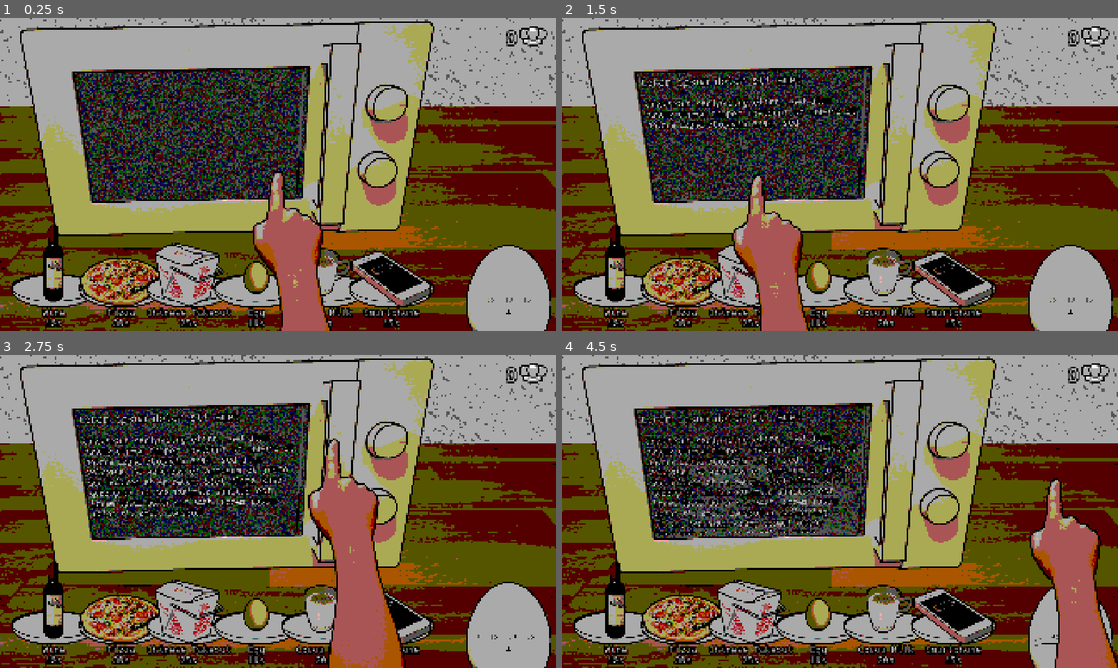
Above: before the commit, frames 1-4 (two rows, left to right).
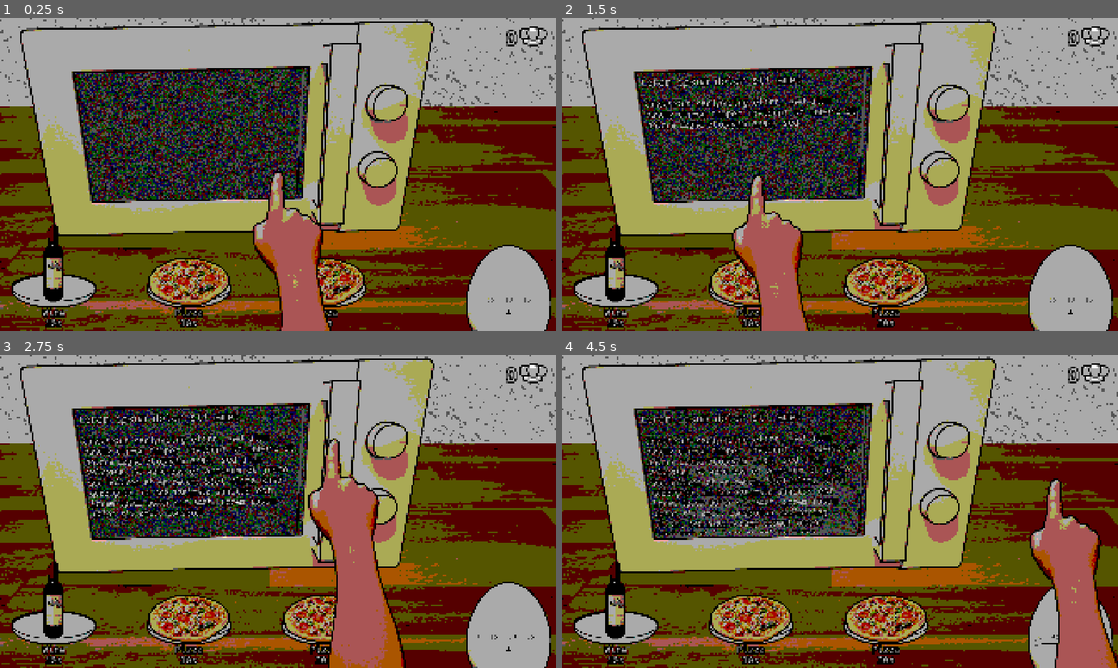
Above: after the commit, the same moments.

Repository: AnJ95/gmtk-2026
Game: Godot game, scene res://main/Main.tscn
Two runs of this game, one before a commit and one after it. Both use one fixed random seed, a clock stepped at 60 frames per second and the inputs below.
Inputs (mouse positions are in pixels of both pictures, inside the frame that each line leads up to):
- Up to frame 1 (0.25 s): no input
- Up to frame 2 (1.5 s): drag from (756, 130) to (617, 290) at 0.52 s; drag from (728, 190) to (817, 155) at 1.27 s
- Up to frame 3 (2.75 s): move the mouse to (333, 442) at 2.02 s; click (333, 442) at 2.17 s
- Up to frame 4 (4.5 s): drag from (812, 574) to (723, 511) at 2.77 s; move the mouse to (1006, 558) at 3.52 s; click (1006, 558) at 3.67 s; click "Start Level" at 4.25 s

The runs differ from the first frame. In frame 1, 8.7% of the frame differs, in the area x 14-79%, y 71-99%; in frame 2, 8.3%; in frame 3, 7.8%; in frame 4, 9.7%.

Commit message:
Add item divorce papers

Diff:
--- /dev/null
+++ b/item/items/item_divorce_papers.tscn
@@ -0,0 +1,25 @@
+[gd_scene format=3 uid="uid://cu8sqgt0vmygo"]
+
+[ext_resource type="PackedScene" uid="uid://c46yx6w6qiej" path="res://item/item.tscn" id="1_c1tkp"]
+[ext_resource type="Texture2D" uid="uid://cwh58kafgen54" path="res://item/items/assets/divorce_papers_raw.png" id="2_c1tkp"]
+[ext_resource type="Texture2D" uid="uid://bwj8kpmr0ojct" path="res://item/items/assets/divorce_papers_done.png" id="3_6kjdp"]
+[ext_resource type="Texture2D" uid="uid://duseark4f1p0k" path="res://item/items/assets/divorce_papers_burnt.png" id="4_xfb3r"]
+
+[sub_resource type="RectangleShape2D" id="RectangleShape2D_22orn"]
+size = Vector2(264, 295)
+
+[node name="ItemDivorcePapers" unique_id=1400601987 instance=ExtResource("1_c1tkp")]
+item_name = "Divorce Papers"
+target = 40
+raw = ExtResource("2_c1tkp")
+done = ExtResource("3_6kjdp")
+burnt = ExtResource("4_xfb3r")
+particle_color = Color(1, 1, 1, 1)
+
+[node name="Sprite2D" parent="." index="0" unique_id=157243693]
+position = Vector2(0, -68)
+texture = ExtResource("2_c1tkp")
+
+[node name="CollisionShape2D" parent="Draggable" parent_id_path=PackedInt32Array(1495946638) index="0" unique_id=342224994]
+position = Vector2(0, -72.5)
+shape = SubResource("RectangleShape2D_22orn")
--- a/level/LevelManager.gd
+++ b/level/LevelManager.gd
@@ -11,27 +11,20 @@
 	Level.new(10, 3, MUSIC_TITLE, [
 		preload("res://item/items/item_wine_bottle.tscn"),
 		preload("res://item/items/item_pizza.tscn"),
-		preload("res://item/items/item_chinese_takeout.tscn"),
-		preload("res://item/items/item_egg.tscn"),
-		preload("res://item/items/item_kaba.tscn"),
-		preload("res://item/items/item_smartphone.tscn"),
+		preload("res://item/items/item_pizza.tscn"),
 	], "[b]Lorem ipsum dolor sit amet[/b]
 
 Consetetur sadipscing elitr, sed diam nonumy eirmod tempor invidunt ut labore et dolore magna aliquyam erat, sed diam v …(454 unchanged characters)…
 	Level.new(45, 3, MUSIC_TITLE, [
-		preload("res://item/items/item_pizza.tscn"),
-		preload("res://item/items/item_pizza.tscn"),
-		preload("res://item/items/item_pizza.tscn"),
-		preload("res://item/items/item_pizza.tscn")
+		preload("res://item/items/item_egg.tscn"),
+		preload("res://item/items/item_kaba.tscn")
 	], "[b]Lorem ipsum dolor sit amet[/b]
 
 Consetetur sadipscing elitr, sed diam nonumy eirmod tempor invidunt ut labore et dolore magna aliquyam erat, sed diam v …(454 unchanged characters)…
-	Level.new(60, 4, MUSIC_LACRIMOSA, [
-		preload("res://item/items/item_pizza.tscn"),
-		preload("res://item/items/item_pizza.tscn"),
-		preload("res://item/items/item_pizza.tscn"),
-		preload("res://item/items/item_pizza.tscn"),
-		preload("res://item/items/item_pizza.tscn")
+	Level.new(40, 4, MUSIC_LACRIMOSA, [
+		preload("res://item/items/item_chinese_takeout.tscn"),
+		preload("res://item/items/item_divorce_papers.tscn"),
+		preload("res://item/items/item_smartphone.tscn"),
 	], "[b]Lorem ipsum dolor sit amet[/b]
 
 Consetetur sadipscing elitr, sed diam nonumy eirmod tempor invidunt ut labore et dolore magna aliquyam erat, sed diam v …(453 unchanged characters)…
Binary file added: item/items/assets/divorce_papers_burnt.png
Not shown, added: item/items/assets/divorce_papers_burnt.png.import
Binary file added: item/items/assets/divorce_papers_done.png
Not shown, added: item/items/assets/divorce_papers_done.png.import
Binary file added: item/items/assets/divorce_papers_raw.png
Not shown, added: item/items/assets/divorce_papers_raw.png.import
